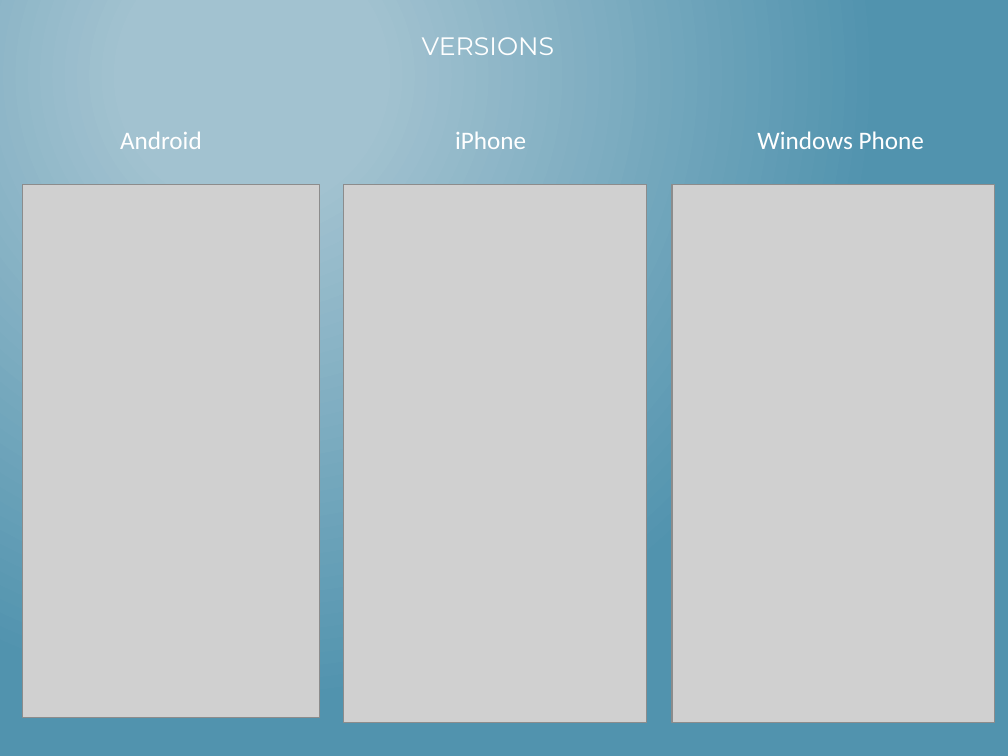
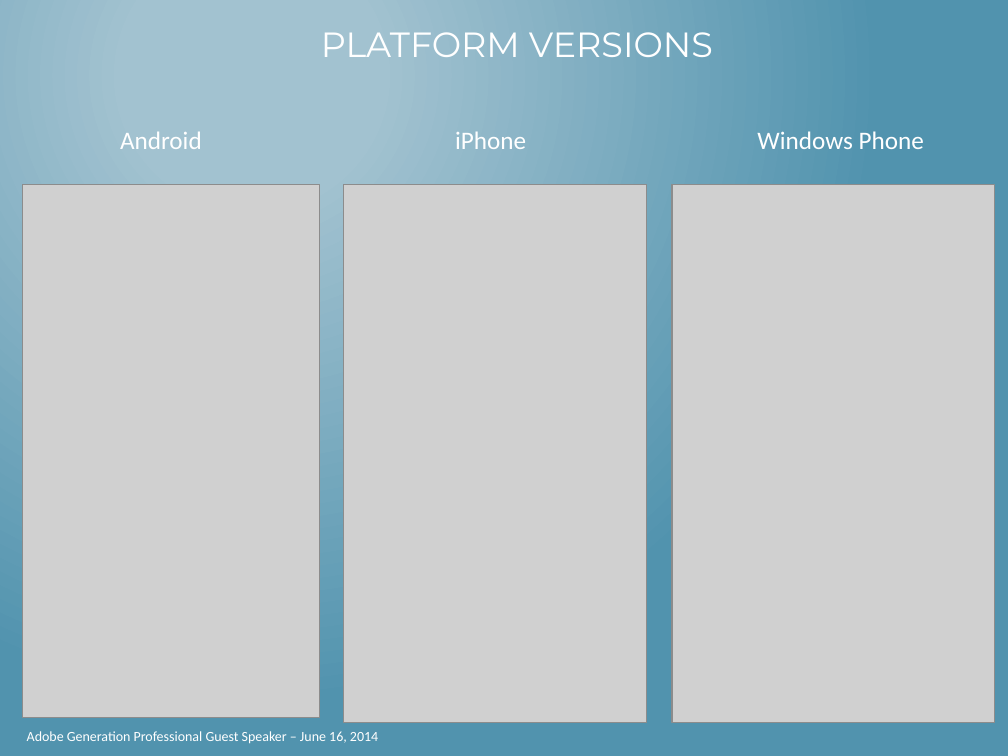
Before and after one commit to dotNetkow/Presentations, a slide deck: slide 5 of Adobe PhoneGap Build course - 6.16.14/Matt Netkow - AGP Guest Speaker - App Design.pptx (slide 3 before the commit). Drawn at 1008x756 pixels with LibreOffice and Linux fonts; fonts in the diff are those of the drawing; grey boxes stand for pictures. Boxes give left, top, right and bottom in pixels: in the first picture for what was removed or moved away, otherwise in the second. Text is boxed around its words. In the diff, an @@ line names an element or a change of style, - is before the commit and + after.

Commit message:
Finished Adobe presentation

```diff
--- a/Adobe PhoneGap Build course - 6.16.14/Matt Netkow - AGP Guest Speaker - App Design.pptx
+++ b/Adobe PhoneGap Build course - 6.16.14/Matt Netkow - AGP Guest Speaker - App Design.pptx
@@ title at (x1=321, y1=32, x2=713, y2=57): text changed; size 18 to 25 pt @@
-VERSIONS
+PLATFORM VERSIONS
@@ text added at (x1=27, y1=731, x2=378, y2=744), 10 pt, text #FFFFFF @@
+Adobe Generation Professional Guest Speaker – June 16, 2014
```
Also in this commit, not shown: 2 other slides changed, 6 slides added, 1 slide removed.
